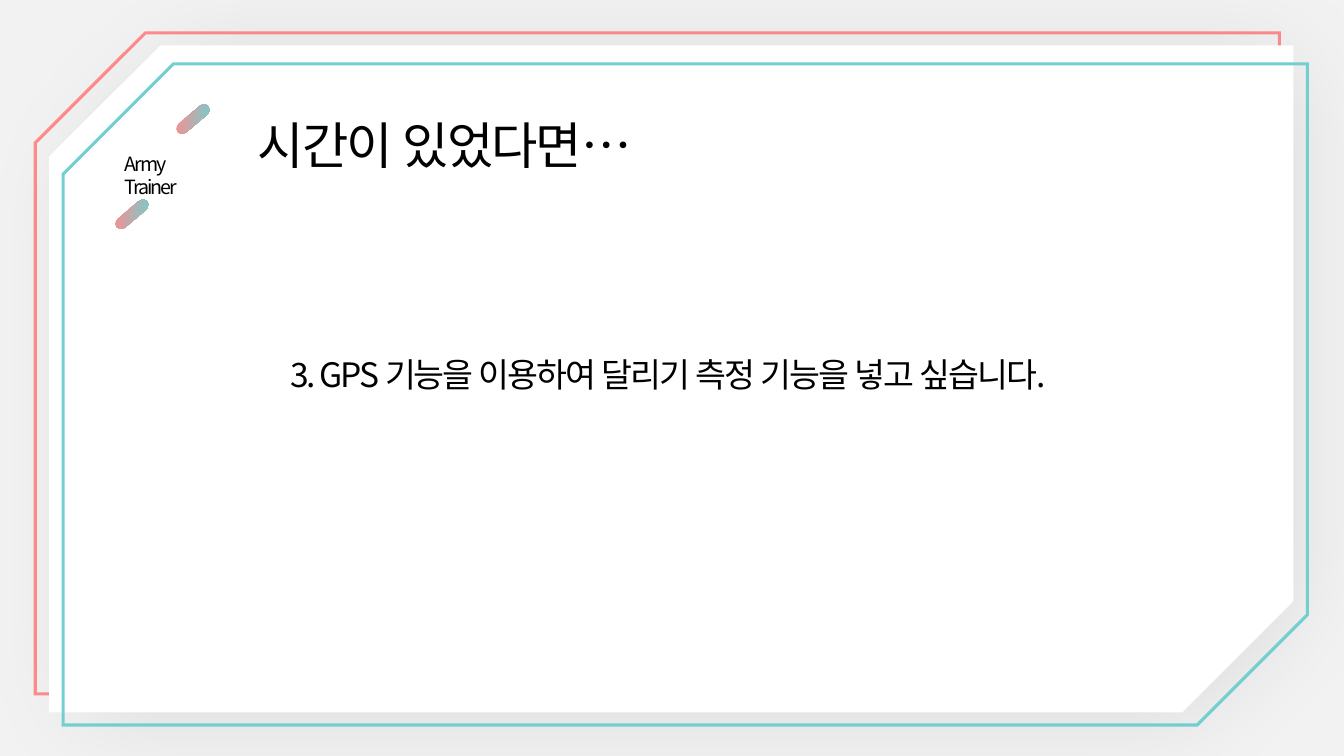
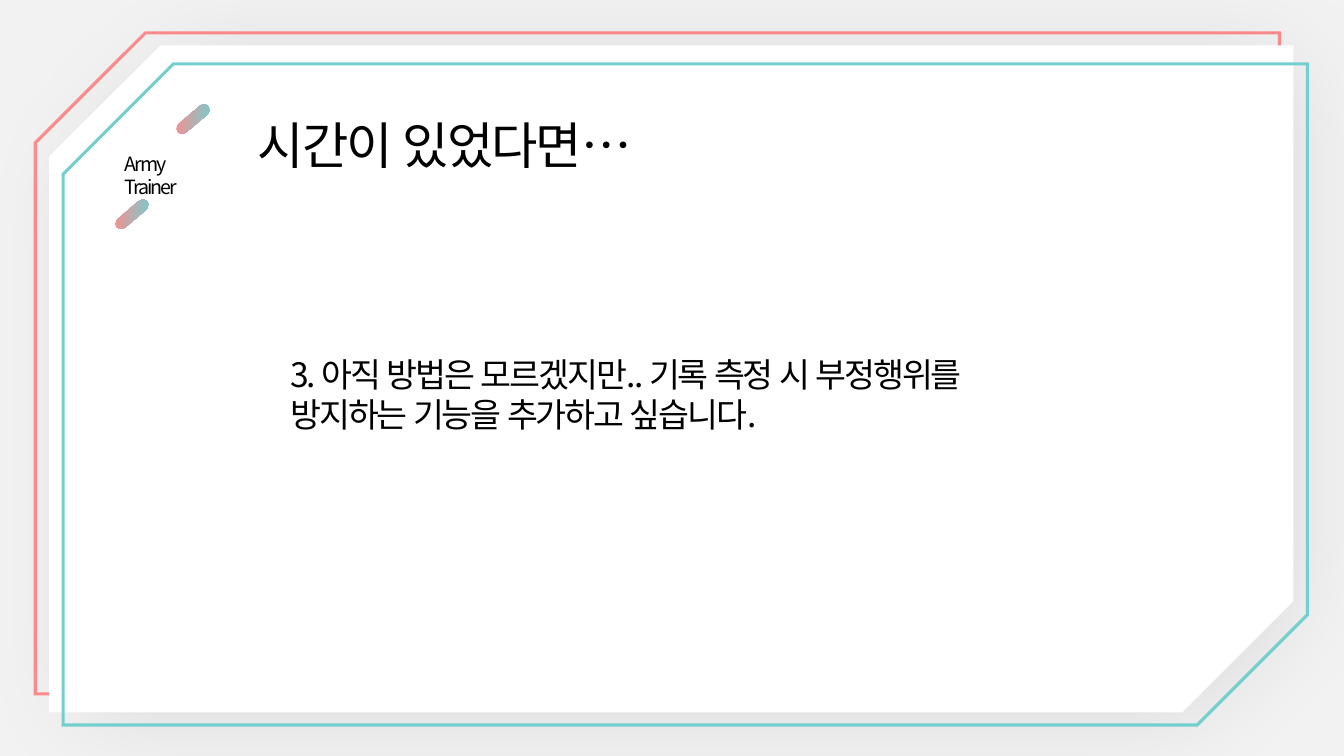
Before and after one commit to nilsys/App_ArmyTrainer_nanglam, a slide deck: slide 23 of PPT/App_ArmyTrainer_nanglam.ppt. Drawn at 1344x756 pixels with LibreOffice and Linux fonts; fonts in the diff are those of the drawing. Boxes give left, top, right and bottom in pixels: in the first picture for what was removed or moved away, otherwise in the second. Text is boxed around its words. In the diff, an @@ line names an element or a change of style, - is before the commit and + after.

```diff
--- a/PPT/App_ArmyTrainer_nanglam.ppt
+++ b/PPT/App_ArmyTrainer_nanglam.ppt
@@ text at (x1=290, y1=359, x2=961, y2=430): text changed @@
-3. GPS 기능을 이용하여 달리기 측정 기능을 넣고 싶습니다.
+3. 아직 방법은 모르겠지만.. 기록 측정 시 부정행위를 방지하는 기능을 추가하고 싶습니다.
```
Also in this commit, not shown: 1 other slide changed, 1 other file.
